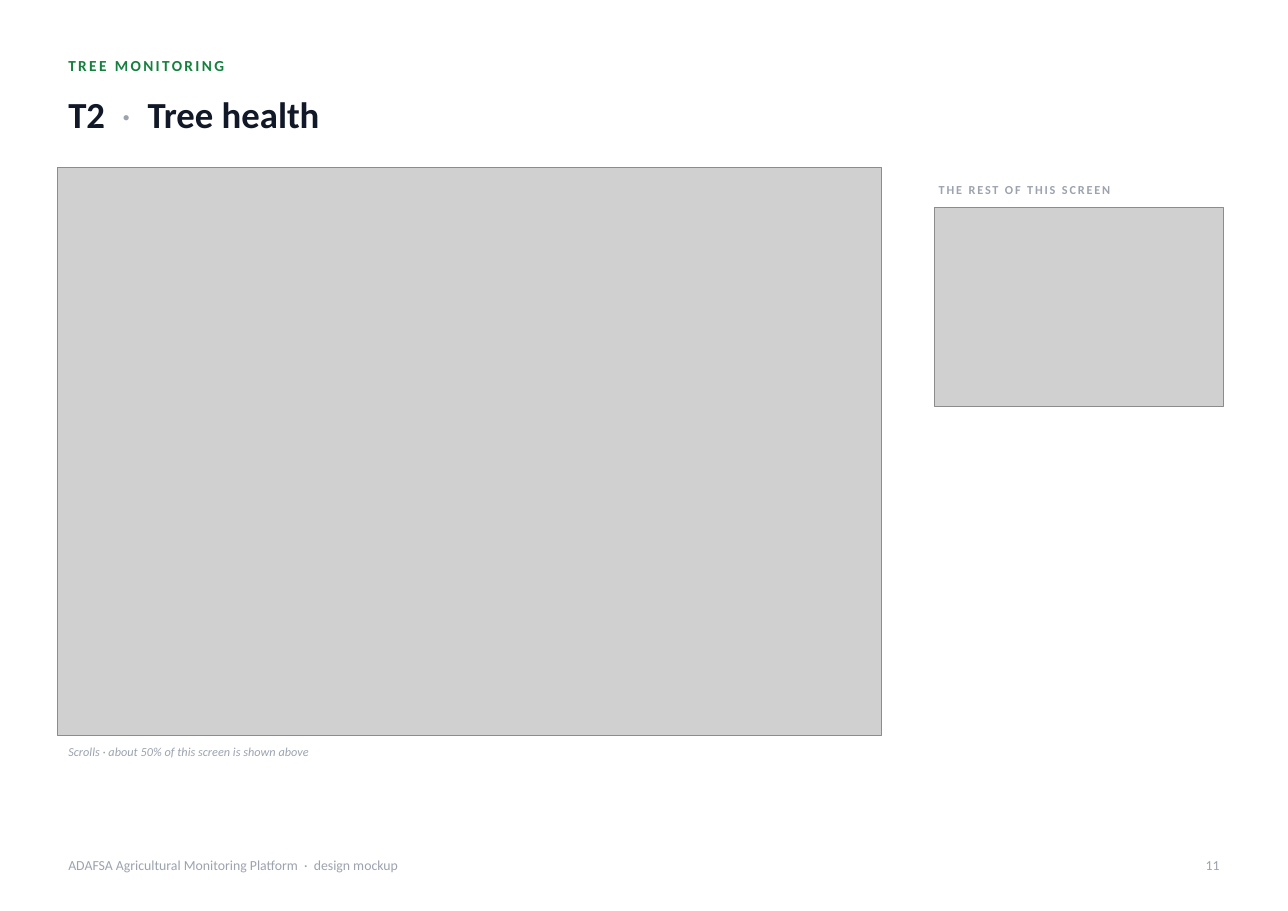
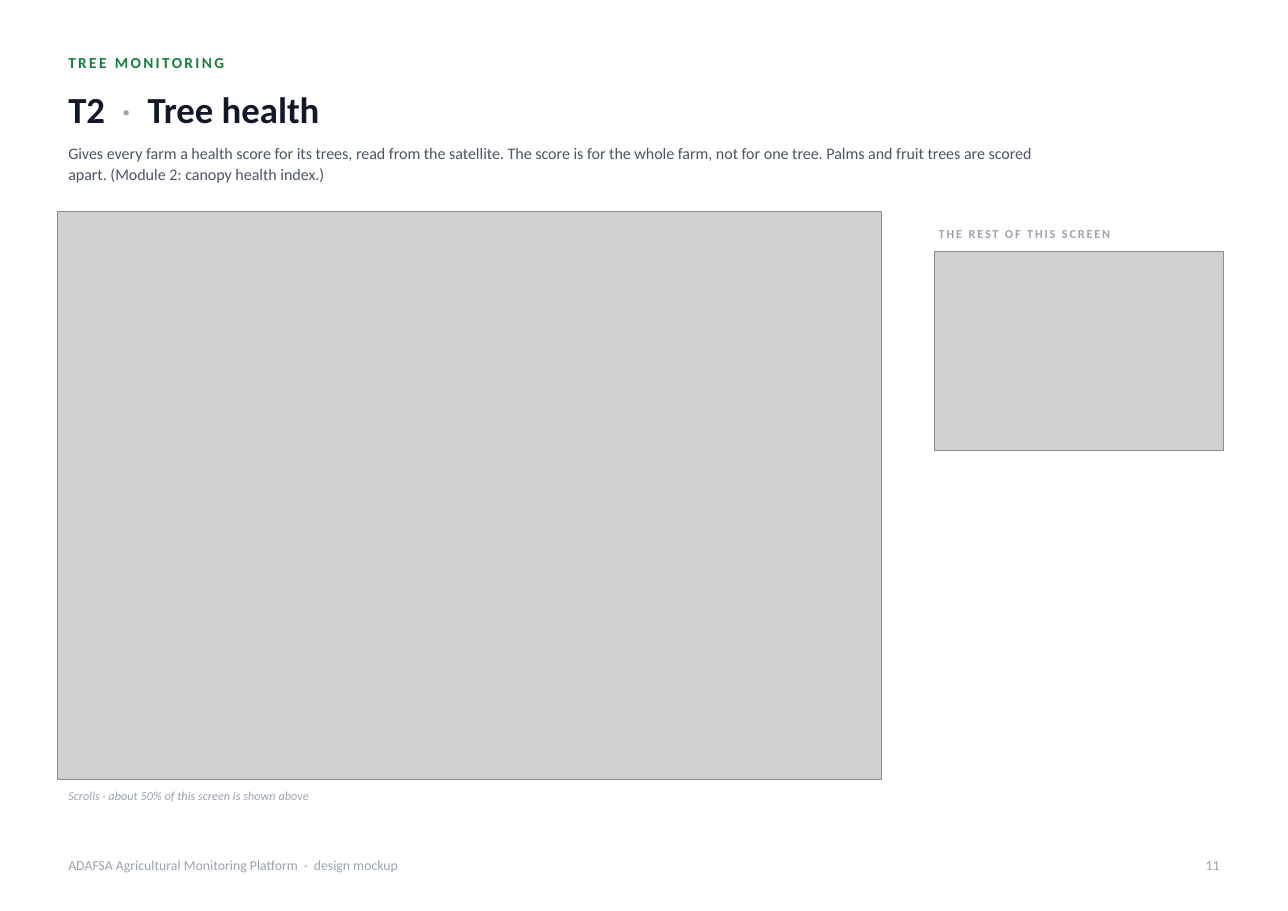
Before and after one commit to romainbigare/adafsa-mockup, a slide deck: slide 11 of docs/ADAFSA_Platform_Screens.pptx. Drawn at 1288x911 pixels with LibreOffice and Linux fonts; fonts in the diff are those of the drawing; grey boxes stand for pictures. Boxes give left, top, right and bottom in pixels: in the first picture for what was removed or moved away, otherwise in the second. Text is boxed around its words. In the diff, an @@ line names an element or a change of style, - is before the commit and + after.

```diff
--- a/docs/ADAFSA_Platform_Screens.pptx
+++ b/docs/ADAFSA_Platform_Screens.pptx
@@ text "T2 · Tree health": place and size @@
-text "T2 · Tree health" at (68, 102, 320, 129)
+text "T2 · Tree health" at (68, 97, 320, 124)
@@ text added at (68, 148, 1032, 183), 10.5 pt, text #4B5563 @@
+Gives every farm a health score for its trees, read from the satellite. The score is for the whole farm, not for one tree. Palms and fruit trees are scored apart. (Module 2: canopy health index.)
@@ 2 pictures, 2 texts: place and size @@
-2 pictures, 2 texts at (57, 167, 1223, 757)
+2 pictures, 2 texts at (57, 212, 1223, 801)
```
Also in this commit, not shown: 19 other slides changed, 3 other files.
